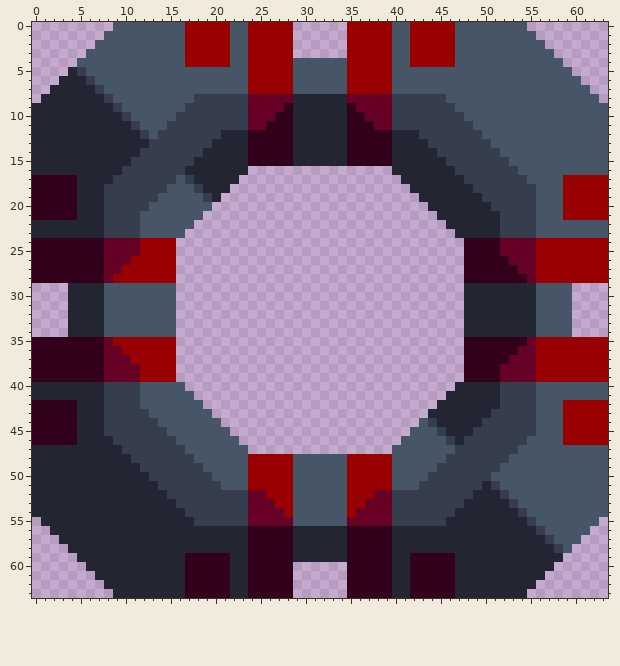
A pixel-art sprite gets an edit: sprites/blocks/drills/BLOOD EXTRACTOR/biotic-zlo-production-blood-extractor.png. Above, as it was before the edit.
The file is 64x64 pixels.
New version:
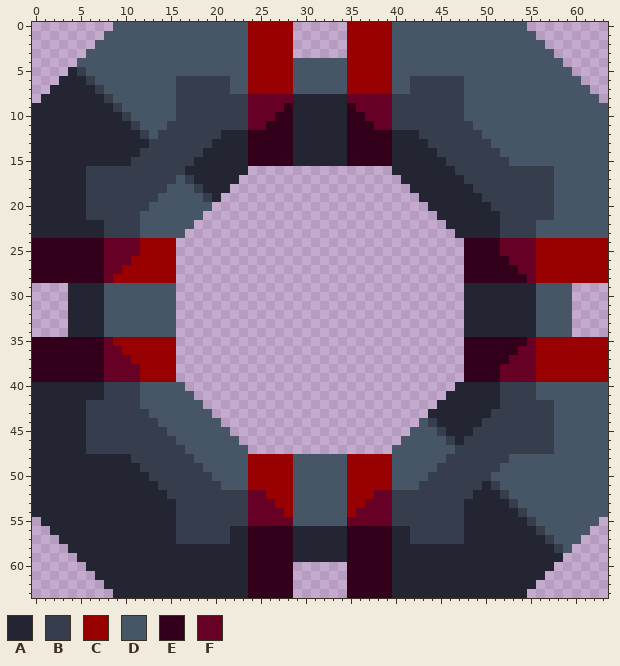
Palette (. is transparent): A #242533  B #363d4d  C #990000  D #475666  E #33001b  F #660025
Difference:
@@ x 14..49 @@
- 0 DDDCCCCCDDCCCCC......CCCCCDDCCCCCDDD
- 1 DDDCCCCCDDCCCCC......CCCCCDDCCCCCDDD
- 2 DDDCCCCCDDCCCCC......CCCCCDDCCCCCDDD
- 3 DDDCCCCCDDCCCCC......CCCCCDDCCCCCDDD
- 4 DDDCCCCCDDCCCCCDDDDDDCCCCCDDCCCCCDDD
+ 0 DDDDDDDDDDCCCCC......CCCCCDDDDDDDDDD
+ 1 DDDDDDDDDDCCCCC......CCCCCDDDDDDDDDD
+ 2 DDDDDDDDDDCCCCC......CCCCCDDDDDDDDDD
+ 3 DDDDDDDDDDCCCCC......CCCCCDDDDDDDDDD
+ 4 DDDDDDDDDDCCCCCDDDDDDCCCCCDDDDDDDDDD
  5 DDDDDDDDDDCCCCCDDDDDDCCCCCDDDDDDDDDD
- 6 DDDDDDDDDDCCCCCDDDDDDCCCCCDDDDDDDDDD
- 7 DDDDDDDDDDCCCCCDDDDDDCCCCCDDDDDDDDDD
- 8 DDDDBBBBBBFFFFFAAAAAAFFFFFBBBBBBDDDD
- 9 DDDBBBBBBBFFFFEAAAAAAEFFFFBBBBBBBDDD
+ 6 DDBBBBBBDDCCCCCDDDDDDCCCCCDDBBBBBBDD
+ 7 DDBBBBBBDDCCCCCDDDDDDCCCCCDDBBBBBBDD
+ 8 DDBBBBBBBBFFFFFAAAAAAFFFFFBBBBBBBBDD
+ 9 DDBBBBBBBBFFFFEAAAAAAEFFFFBBBBBBBBDD
 10 DDBBBBBBBBFFFEEAAAAAAEEFFFBBBBBBBBDD
@@ x 0..63 @@
 15 AAAAAAAAAAABBBBBBBAAAAAAEEEEEAAAAAAEEEEEAAAAAABBBBBBBDDDDDDDDDDD
-16 AAAAAAAAAABBBBBBBAAAAAAA................AAAAAAABBBBBBBDDDDDDDDDD
-17 EEEEEAAAABBBBBBBDBAAAAA..................AAAAAAABBBBBBBDDDDCCCCC
-18 EEEEEAAABBBBBBBDDDBAAA....................AAAAAAABBBBBBBDDDCCCCC
-19 EEEEEAAABBBBBBDDDDDBA......................AAAAAAABBBBBBDDDCCCCC
-20 EEEEEAAABBBBBDDDDDDD........................AAAAAAABBBBBDDDCCCCC
-21 EEEEEAAABBBBDDDDDDD..........................AAAAAAABBBBDDDCCCCC
+16 AAAAAABBBBBBBBBBBAAAAAAA................AAAAAAABBBBBBBBBBBDDDDDD
+17 AAAAAABBBBBBBBBBDBAAAAA..................AAAAAAABBBBBBBBBBDDDDDD
+18 AAAAAABBBBBBBBBDDDBAAA....................AAAAAAABBBBBBBBBDDDDDD
+19 AAAAAABBBBBBBBDDDDDBA......................AAAAAAABBBBBBBBDDDDDD
+20 AAAAAABBBBBBBDDDDDDD........................AAAAAAABBBBBBBDDDDDD
+21 AAAAAABBBBBBDDDDDDD..........................AAAAAAABBBBBBDDDDDD
 22 AAAAAAAABBBBDDDDDD............................AAAAAABBBBDDDDDDDD
@@ x 0..63 @@
 41 AAAAAAAABBBBDDDDDD............................AAAAAABBBBDDDDDDDD
-42 EEEEEAAABBBBDDDDDDD..........................AAAAAAABBBBDDDCCCCC
-43 EEEEEAAABBBBBDDDDDDD........................AAAAAAABBBBBDDDCCCCC
-44 EEEEEAAABBBBBBDDDDDDD......................DBAAAAABBBBBBDDDCCCCC
-45 EEEEEAAABBBBBBBDDDDDDD....................DDDBAAABBBBBBBDDDCCCCC
-46 EEEEEAAAABBBBBBBDDDDDDD..................DDDDDBABBBBBBBDDDDCCCCC
-47 AAAAAAAAAABBBBBBBDDDDDDD................DDDDDDDBBBBBBBDDDDDDDDDD
+42 AAAAAABBBBBBDDDDDDD..........................AAAAAAABBBBBBDDDDDD
+43 AAAAAABBBBBBBDDDDDDD........................AAAAAAABBBBBBBDDDDDD
+44 AAAAAABBBBBBBBDDDDDDD......................DBAAAAABBBBBBBBDDDDDD
+45 AAAAAABBBBBBBBBDDDDDDD....................DDDBAAABBBBBBBBBDDDDDD
+46 AAAAAABBBBBBBBBBDDDDDDD..................DDDDDBABBBBBBBBBBDDDDDD
+47 AAAAAABBBBBBBBBBBDDDDDDD................DDDDDDDBBBBBBBBBBBDDDDDD
 48 AAAAAAAAAAABBBBBBBDDDDDDCCCCCDDDDDDCCCCCDDDDDDBBBBBBBDDDDDDDDDDD
@@ x 14..49 @@
 53 AABBBBBBBBFFFCCDDDDDDCCFFFBBBBBBBBAA
-54 AAABBBBBBBFFFFCDDDDDDCFFFFBBBBBBBAAA
-55 AAAABBBBBBFFFFFDDDDDDFFFFFBBBBBBAAAA
-56 AAAAAAAAAAEEEEEAAAAAAEEEEEAAAAAAAAAA
-57 AAAAAAAAAAEEEEEAAAAAAEEEEEAAAAAAAAAA
+54 AABBBBBBBBFFFFCDDDDDDCFFFFBBBBBBBBAA
+55 AABBBBBBBBFFFFFDDDDDDFFFFFBBBBBBBBAA
+56 AABBBBBBAAEEEEEAAAAAAEEEEEAABBBBBBAA
+57 AABBBBBBAAEEEEEAAAAAAEEEEEAABBBBBBAA
 58 AAAAAAAAAAEEEEEAAAAAAEEEEEAAAAAAAAAA
-59 AAAEEEEEAAEEEEEAAAAAAEEEEEAAEEEEEAAA
-60 AAAEEEEEAAEEEEE......EEEEEAAEEEEEAAA
-61 AAAEEEEEAAEEEEE......EEEEEAAEEEEEAAA
-62 AAAEEEEEAAEEEEE......EEEEEAAEEEEEAAA
-63 AAAEEEEEAAEEEEE......EEEEEAAEEEEEAAA
+59 AAAAAAAAAAEEEEEAAAAAAEEEEEAAAAAAAAAA
+60 AAAAAAAAAAEEEEE......EEEEEAAAAAAAAAA
+61 AAAAAAAAAAEEEEE......EEEEEAAAAAAAAAA
+62 AAAAAAAAAAEEEEE......EEEEEAAAAAAAAAA
+63 AAAAAAAAAAEEEEE......EEEEEAAAAAAAAAA
